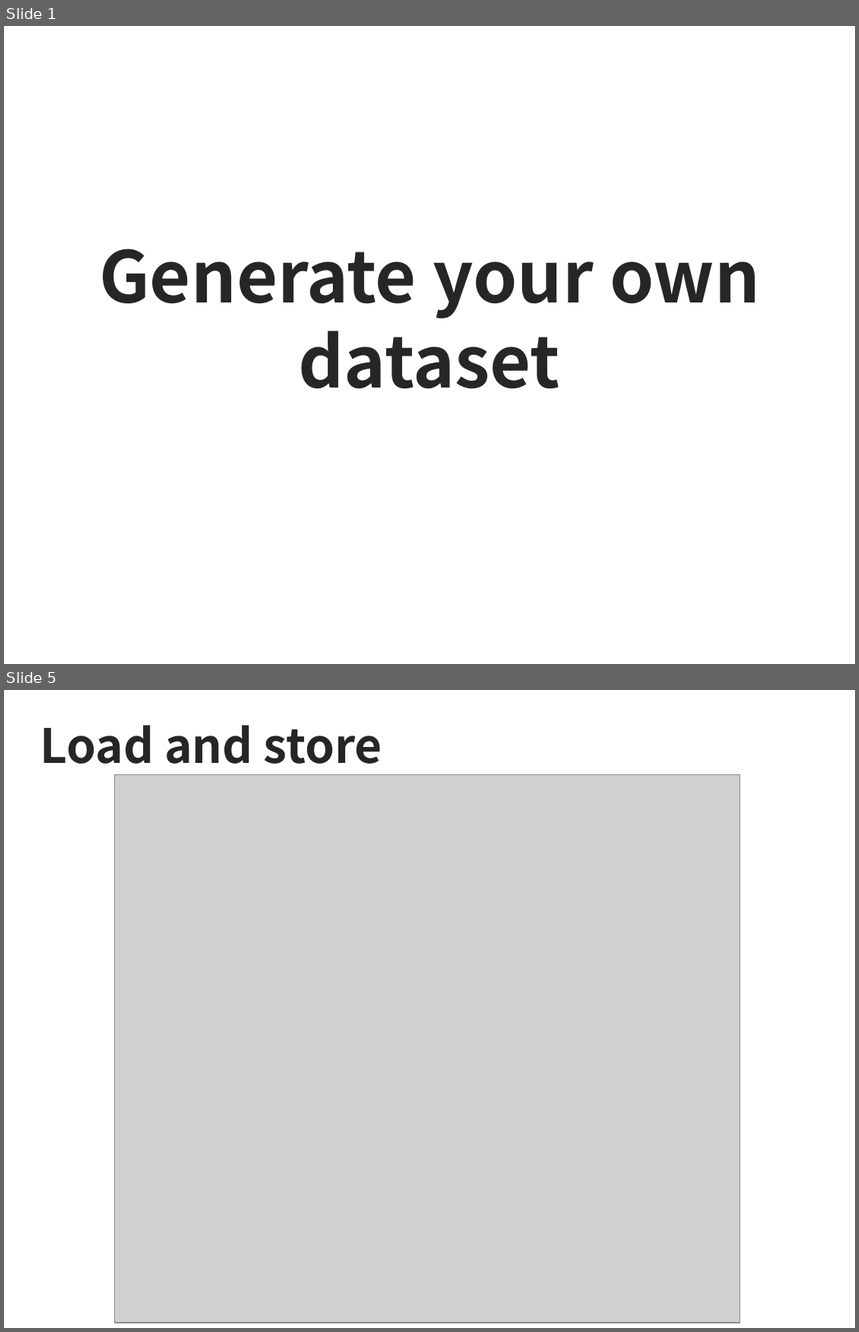
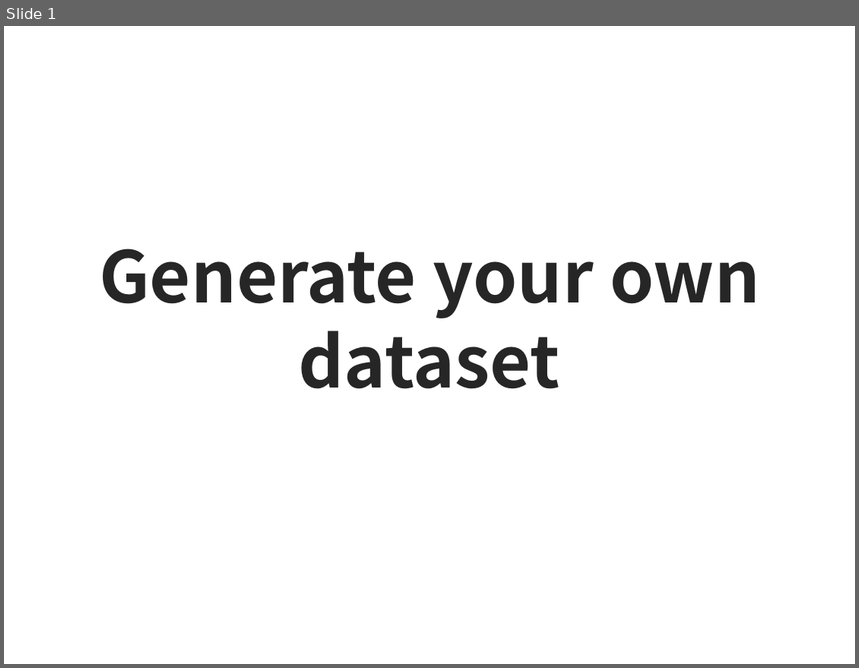
Before and after one commit to sjchoi86/dl_tutorials_3rd, a slide deck: ppts/Week2-1d Generate your own dataset (basic_gendataset).pptx. Shown one above the other, each under a label of ours: slides 1 and 5 before the commit, slide 1 after it; the slides between them are not shown. The pictures are 859x1332 and 859x668 pixels, drawn with LibreOffice and Linux fonts; fonts in the diff are those of the drawing; grey boxes stand for pictures. Boxes give left, top, right and bottom in pixels: in the first picture for what was removed or moved away, otherwise in the second. Text is boxed around its words. In the diff, an @@ line names an element or a change of style, - is before the commit and + after.

```diff
--- a/ppts/Week2-1d Generate your own dataset (basic_gendataset).pptx
+++ b/ppts/Week2-1d Generate your own dataset (basic_gendataset).pptx
@@ slide 5 removed at (x1=4, y1=690, x2=855, y2=1328), background #FFFFFF @@
@@ title removed at (x1=40, y1=725, x2=382, y2=764) @@
-Load and store
@@ picture removed at (x1=115, y1=774, x2=740, y2=1322) @@
```
Also in this commit, not shown: 9 slides added, 5 other slides removed, 3 other files.
